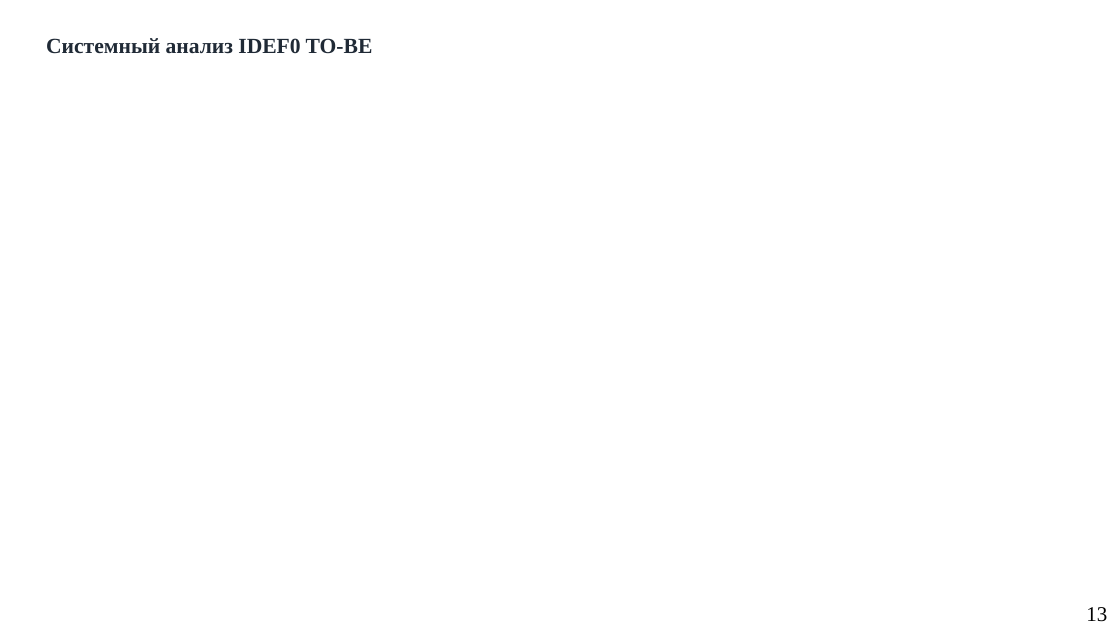
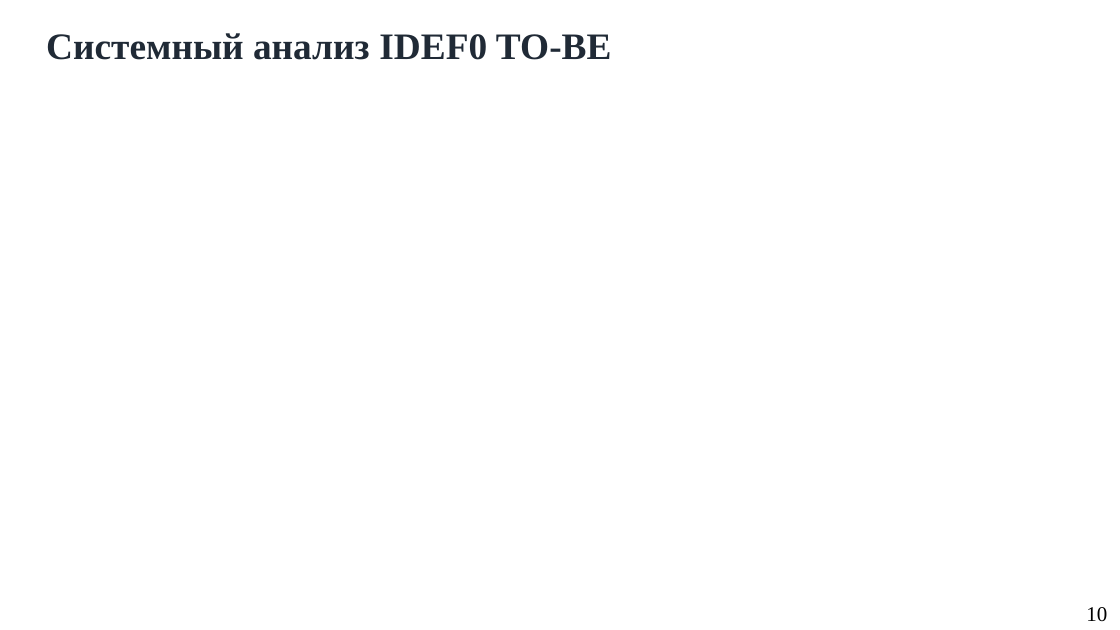
Before and after one commit to Pavlushechko/diploma2026, a slide deck: slide 10 of Презентация.pptx (slide 13 before the commit). Drawn at 1120x630 pixels with LibreOffice and Linux fonts; fonts in the diff are those of the drawing; background and template pictures are left out. Boxes give left, top, right and bottom in pixels: in the first picture for what was removed or moved away, otherwise in the second. Text is boxed around its words. In the diff, an @@ line names an element or a change of style, - is before the commit and + after.

```diff
--- a/Презентация.pptx
+++ b/Презентация.pptx
@@ text "Системный анализ IDEF0 TO-BE" at box(46, 33, 612, 60): size 18.5 to 32 pt @@
@@ page number at box(1086, 607, 1107, 621): text changed @@
-13
+10
```
Also in this commit, not shown: 18 other slides changed, 1 slide added, 1 slide removed, 16 other files.
